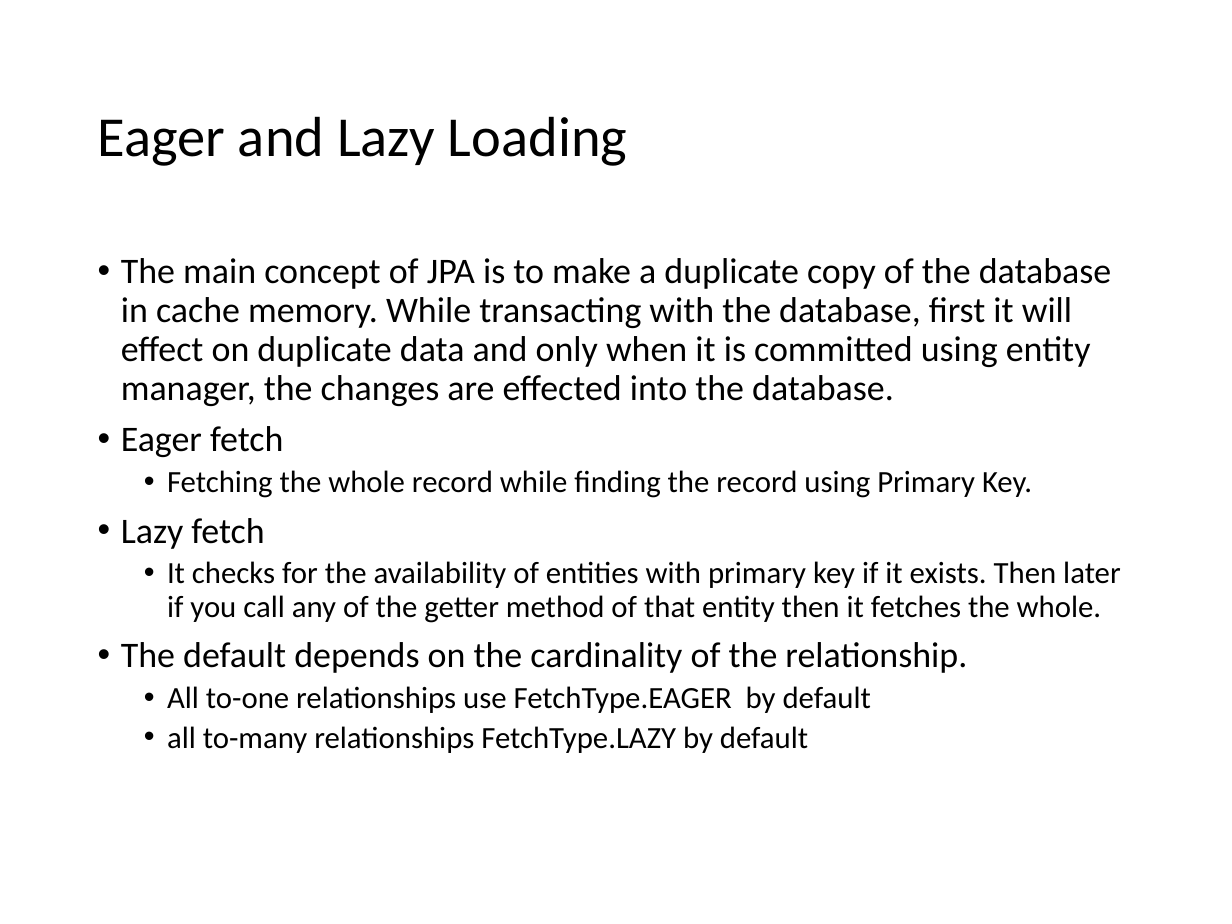
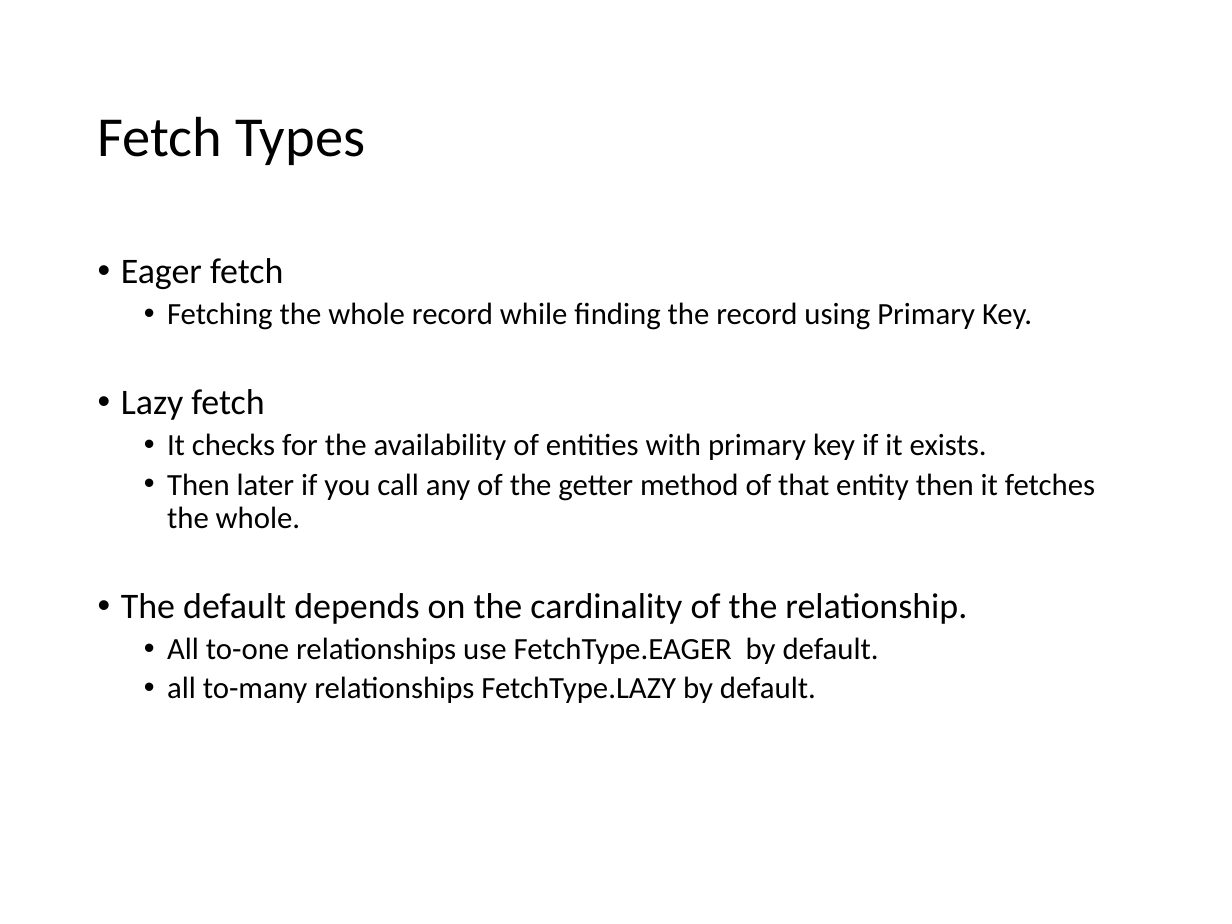
Before and after one commit to lawren43/mytest-repo, a slide deck: slide 20 of test-springmvc/doc/1.JPA Introduction.pptx (slide 37 before the commit). Drawn at 1232x924 pixels with LibreOffice and Linux fonts; fonts in the diff are those of the drawing. Boxes give left, top, right and bottom in pixels: in the first picture for what was removed or moved away, otherwise in the second. Text is boxed around its words. In the diff, an @@ line names an element or a change of style, - is before the commit and + after.

```diff
--- a/test-springmvc/doc/1.JPA Introduction.pptx
+++ b/test-springmvc/doc/1.JPA Introduction.pptx
@@ title at (98,116,365,165): text changed @@
-Eager and Lazy Loading
+Fetch Types
@@ text at (121,258,1112,406): paragraph removed @@
-• The main concept of JPA is to make a duplicate copy of the database in cache memory. While transacting with the database, first it will effect on duplicate data and only when it is committed using entity manager, the changes are effected into the database.
@@ text at (167,433,1095,529): text changed @@
-  • It checks for the availability of entities with primary key if it exists. Then later if you call any of the getter method of that entity then it fetches the whole.
+  • It checks for the availability of entities with primary key if it exists.
+  • Then later if you call any of the getter method of that entity then it fetches the whole.
@@ text at (167,637,879,703): text changed @@
-  • All to-one relationships use FetchType.EAGER by default
-  • all to-many relationships FetchType.LAZY by default
+  • All to-one relationships use FetchType.EAGER by default.
+  • all to-many relationships FetchType.LAZY by default.
```
Also in this commit, not shown: 1 other slide changed, 3 slides added, 7 slides removed, 5 other files.
